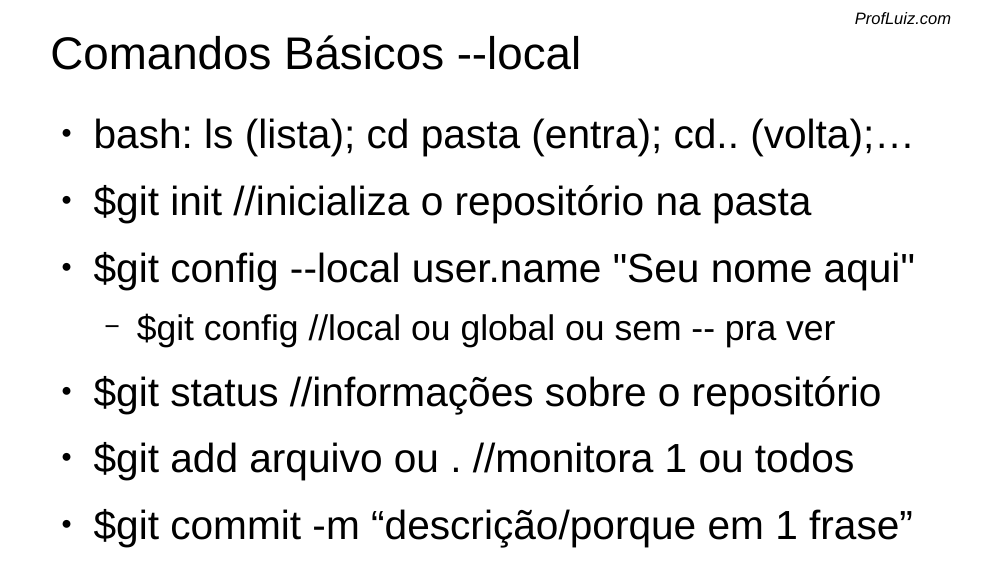
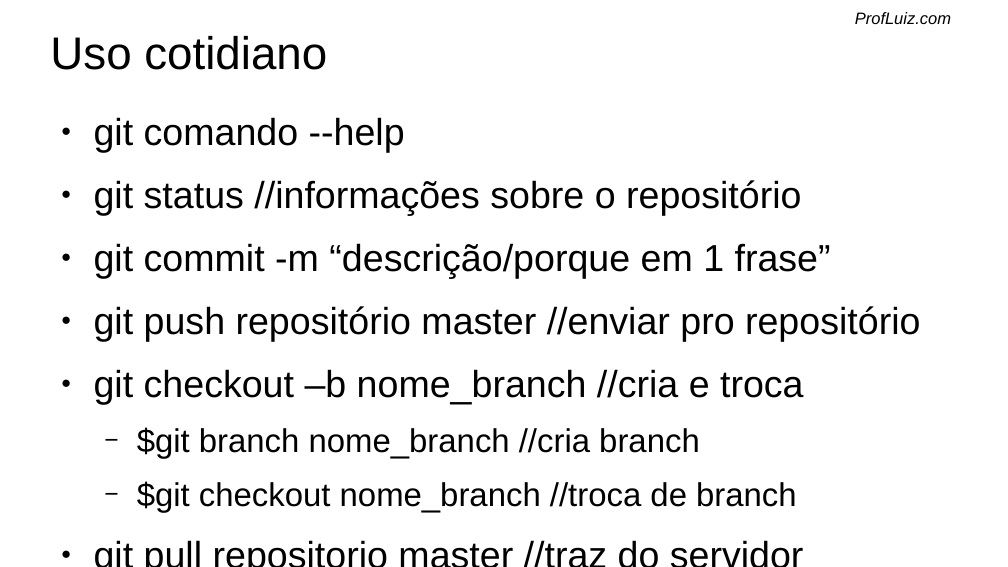
Before and after one commit to SenacSCST5/testes, a slide deck: slide 7 of git.odp (slide 5 before the commit). Drawn at 1008x567 pixels with LibreOffice and Linux fonts; fonts in the diff are those of the drawing; background and template pictures are left out. Boxes give left, top, right and bottom in pixels: in the first picture for what was removed or moved away, otherwise in the second. Text is boxed around its words. In the diff, an @@ line names an element or a change of style, - is before the commit and + after.

```diff
--- a/git.odp
+++ b/git.odp
@@ title at (50, 36, 327, 70): text changed @@
-Comandos Básicos --local
+Uso cotidiano
@@ text at (94, 117, 920, 513): text changed; size 32 to 29.6 pt @@
-● bash: ls (lista); cd pasta (entra); cd.. (volta);…
-● $git init //inicializa o repositório na pasta
-● $git config --local user.name "Seu nome aqui"
-  − $git config //local ou global ou sem -- pra ver
-● $git status //informações sobre o repositório
-● $git add arquivo ou . //monitora 1 ou todos
-● $git commit -m “descrição/porque em 1 frase”
+● git comando --help
+● git status //informações sobre o repositório
+● git commit -m “descrição/porque em 1 frase”
+● git push repositório master //enviar pro repositório
+● git checkout –b nome_branch //cria e troca
+  − $git branch nome_branch //cria branch
+  − $git checkout nome_branch //troca de branch
+● git pull repositorio master //traz do servidor
```
Also in this commit, not shown: 6 other slides changed, 3 slides added, 11 slides removed.
